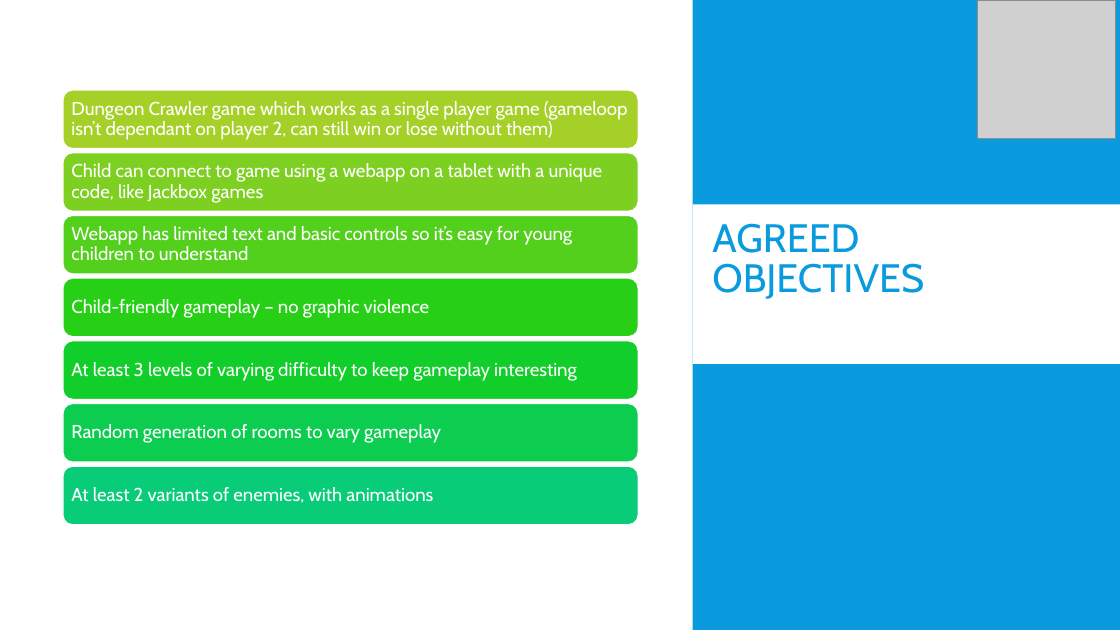
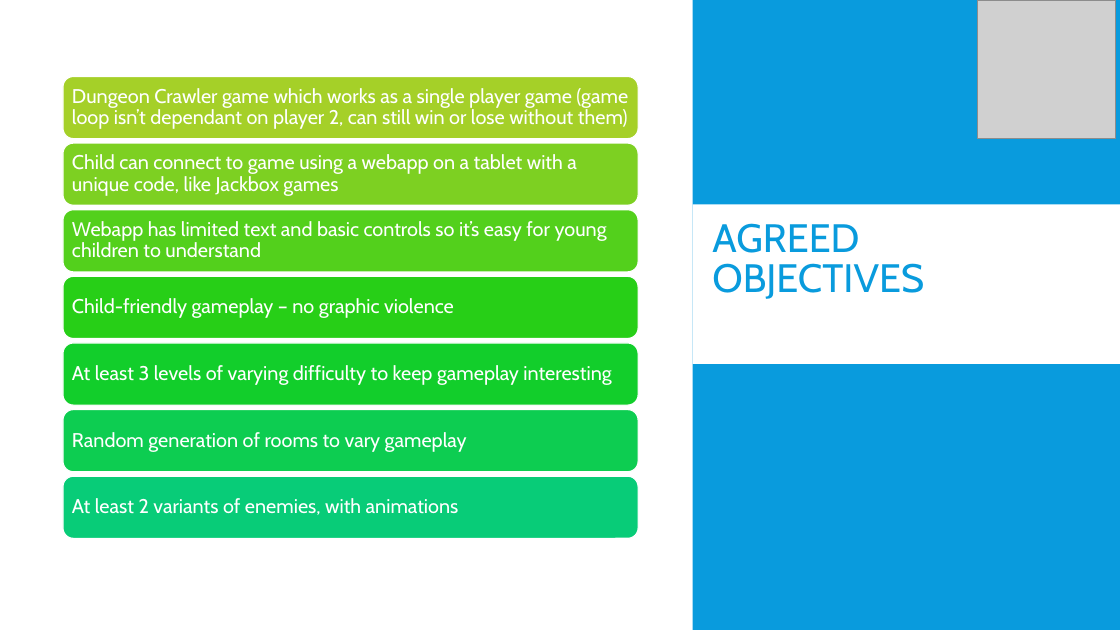
Before and after one commit to bobisapotato/dungeon, a slide deck: slide 9 of Documentation/Team Presentation.pptx. Drawn at 1120x630 pixels with LibreOffice and Linux fonts; fonts in the diff are those of the drawing; grey boxes stand for pictures. Boxes give left, top, right and bottom in pixels: in the first picture for what was removed or moved away, otherwise in the second. Text is boxed around its words. In the diff, an @@ line names an element or a change of style, - is before the commit and + after.

Commit message:
Minor changes

```diff
--- a/Documentation/Team Presentation.pptx
+++ b/Documentation/Team Presentation.pptx
@@ rounded rectangle: place and size @@
-rounded rectangle at [63, 90, 639, 149]
+rounded rectangle at [63, 76, 639, 139]
@@ text at [72, 88, 628, 129]: text changed; size 16 to 17 pt @@
-Dungeon Crawler game which works as a single player game (gameloop isn’t dependant on player 2, can still win or lose without them)
+Dungeon Crawler game which works as a single player game (game loop isn’t dependant on player 2, can still win or lose without them)
@@ rounded rectangle: place and size @@
-rounded rectangle at [63, 153, 639, 212]
+rounded rectangle at [63, 143, 639, 205]
@@ text "Child can connect to game ...": place and size @@
-text "Child can connect to game ..." at [71, 163, 603, 203]
+text "Child can connect to game ..." at [72, 154, 577, 196]
@@ rounded rectangle: place and size @@
-rounded rectangle at [63, 216, 639, 275]
+rounded rectangle at [63, 210, 639, 272]
@@ rounded rectangle: place and size @@
-rounded rectangle at [63, 341, 639, 400]
+rounded rectangle at [63, 343, 639, 405]
@@ rounded rectangle: place and size @@
-rounded rectangle at [63, 403, 639, 462]
+rounded rectangle at [63, 410, 639, 472]
@@ rounded rectangle: place and size @@
-rounded rectangle at [63, 466, 639, 525]
+rounded rectangle at [63, 476, 639, 539]
@@ size 16 to 17 pt in 6 elements at [72, 298, 454, 318], [72, 221, 607, 258], [72, 365, 611, 385], [72, 154, 577, 196], [72, 432, 467, 452], [72, 498, 459, 515] @@
@@ text "At least 2 variants of ...": place and size @@
-text "At least 2 variants of ..." at [71, 487, 433, 503]
+text "At least 2 variants of ..." at [72, 498, 459, 515]
```
